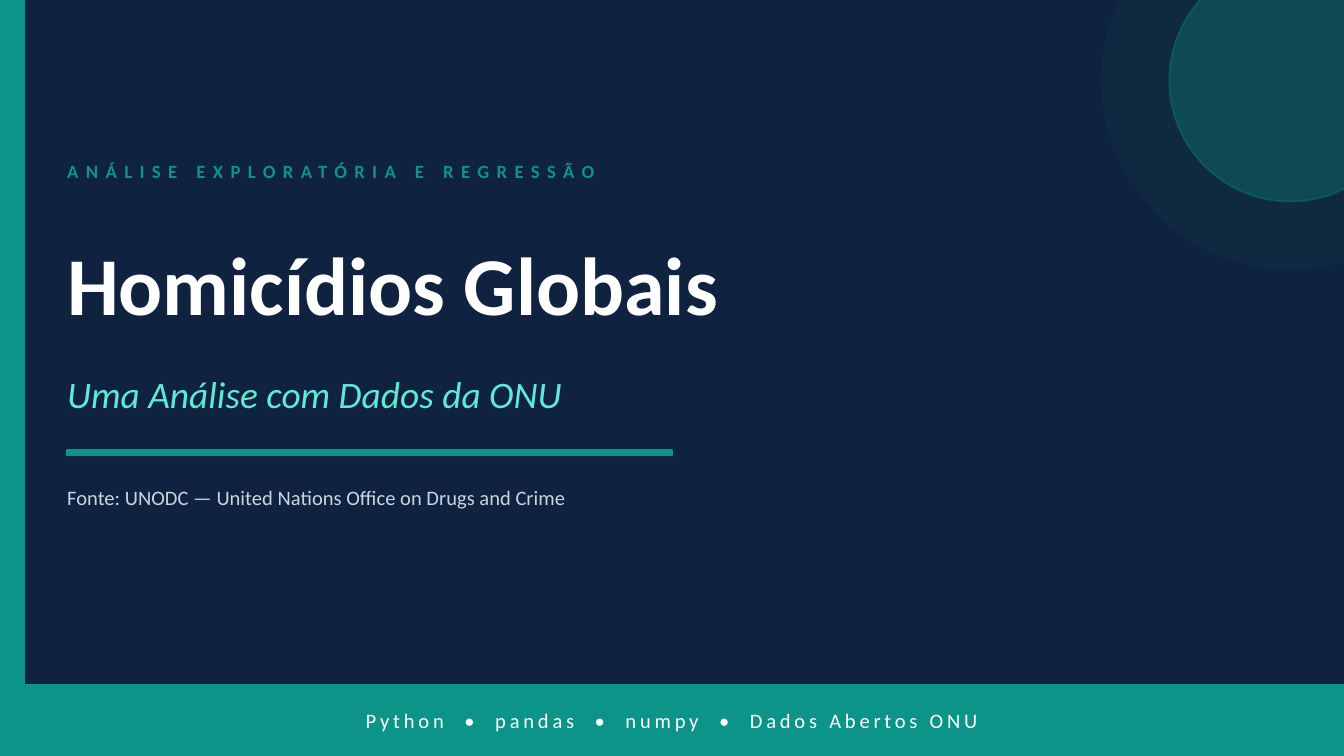
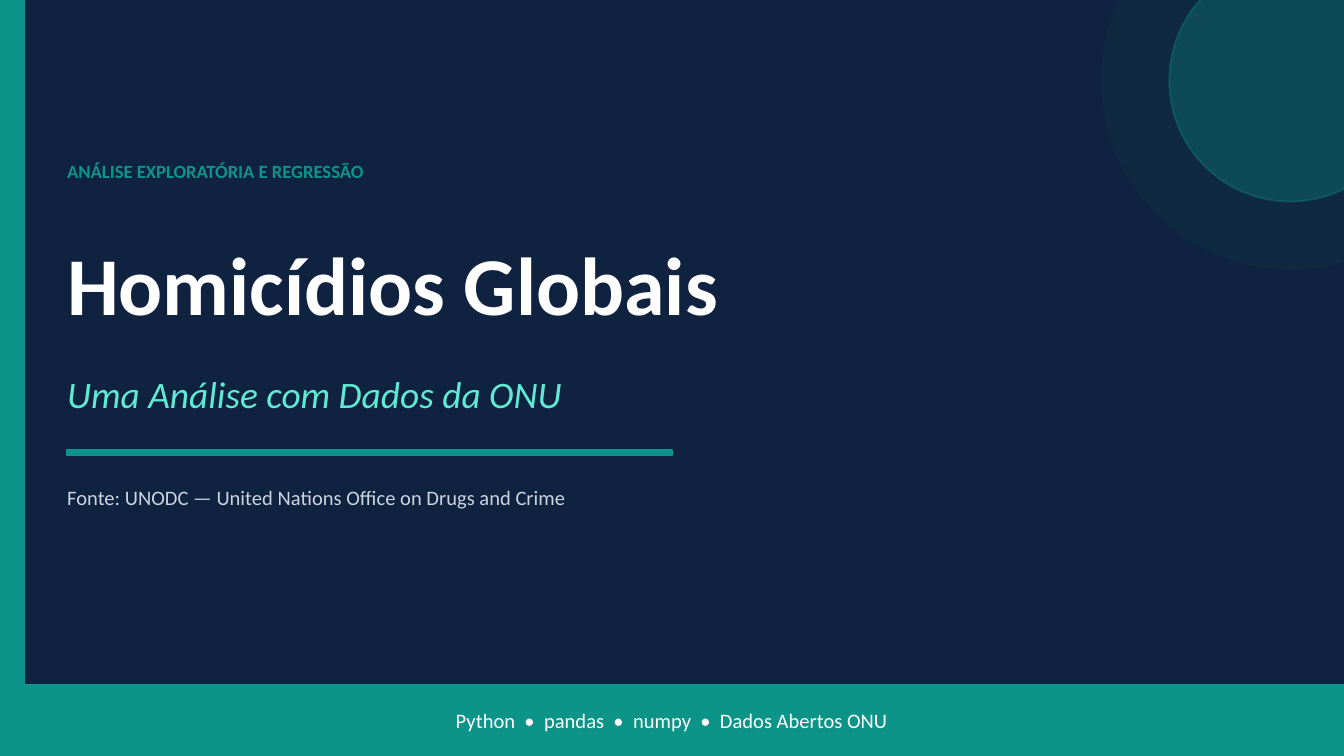
Before and after one commit to William-vale/Trabalho_T-picos_Especiais_Computacao_I, a slide deck: slide 1 of homicidios_analise.pptx. Drawn at 1344x756 pixels with LibreOffice and Linux fonts; fonts in the diff are those of the drawing. Boxes give left, top, right and bottom in pixels: in the first picture for what was removed or moved away, otherwise in the second. Text is boxed around its words. In the diff, an @@ line names an element or a change of style, - is before the commit and + after.

```diff
--- a/homicidios_analise.pptx
+++ b/homicidios_analise.pptx
@@ text "ANÁLISE EXPLORATÓRIA E REGRESSÃO" at <box>67,163,364,178</box>: letter spacing 4 to 0 pt @@
@@ text "Python • pandas • numpy ..." at <box>456,713,887,732</box>: letter spacing 2 to 0 pt @@
```
Also in this commit, not shown: 10 other slides changed, 7 slides added, 1 other file.
